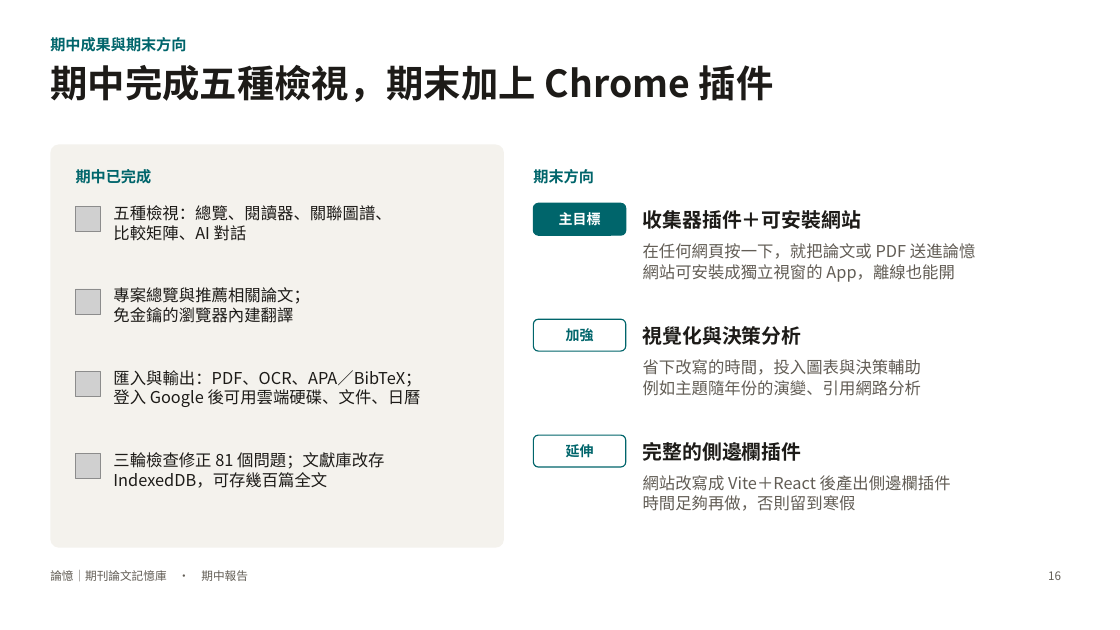
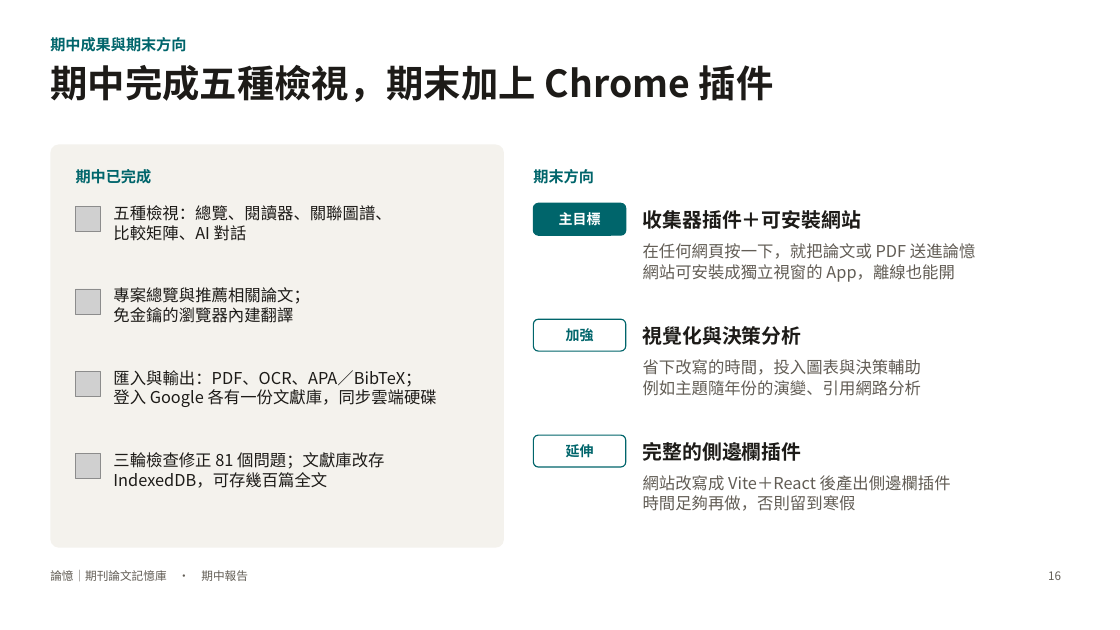
Before and after one commit to charleslin2003-prog/Journal-Article-Memory-Tool, a slide deck: slide 16 of docs/期中報告_論憶.pptx. Drawn at 1120x630 pixels with LibreOffice and Linux fonts; fonts in the diff are those of the drawing; grey boxes stand for pictures. Boxes give left, top, right and bottom in pixels: in the first picture for what was removed or moved away, otherwise in the second. Text is boxed around its words. In the diff, an @@ line names an element or a change of style, - is before the commit and + after.

```diff
--- a/docs/期中報告_論憶.pptx
+++ b/docs/期中報告_論憶.pptx
@@ text at (113,389,437,407): text changed @@
-登入 Google 後可用雲端硬碟、文件、日曆
+登入 Google 各有一份文獻庫，同步雲端硬碟
```
Also in this commit, not shown: 5 other slides changed, 1 other file.
